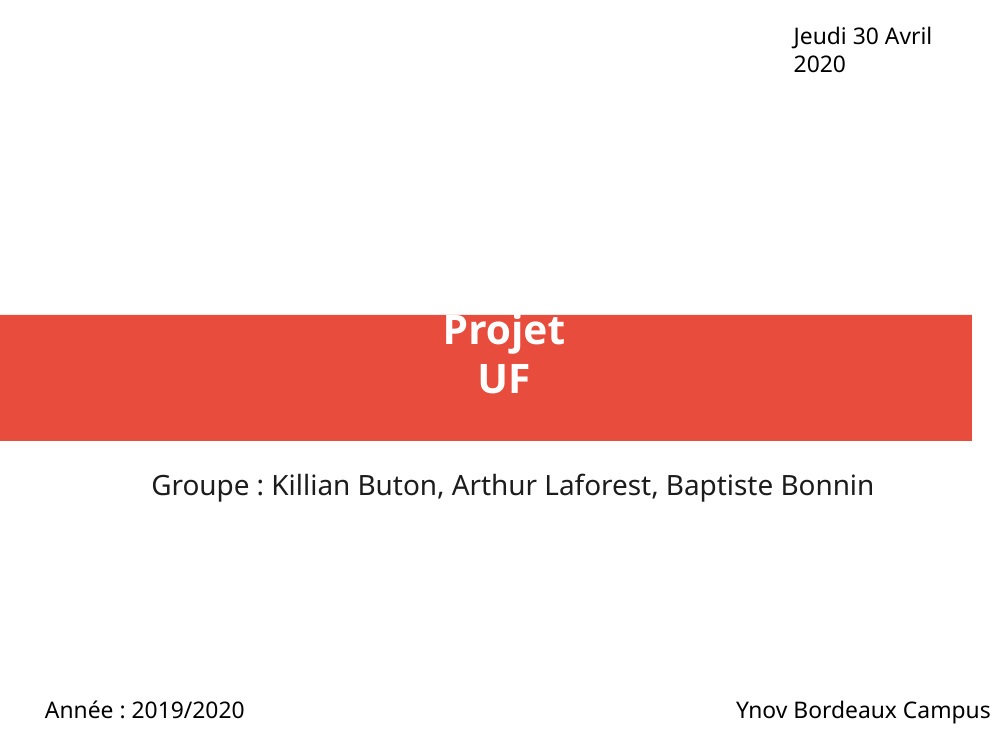
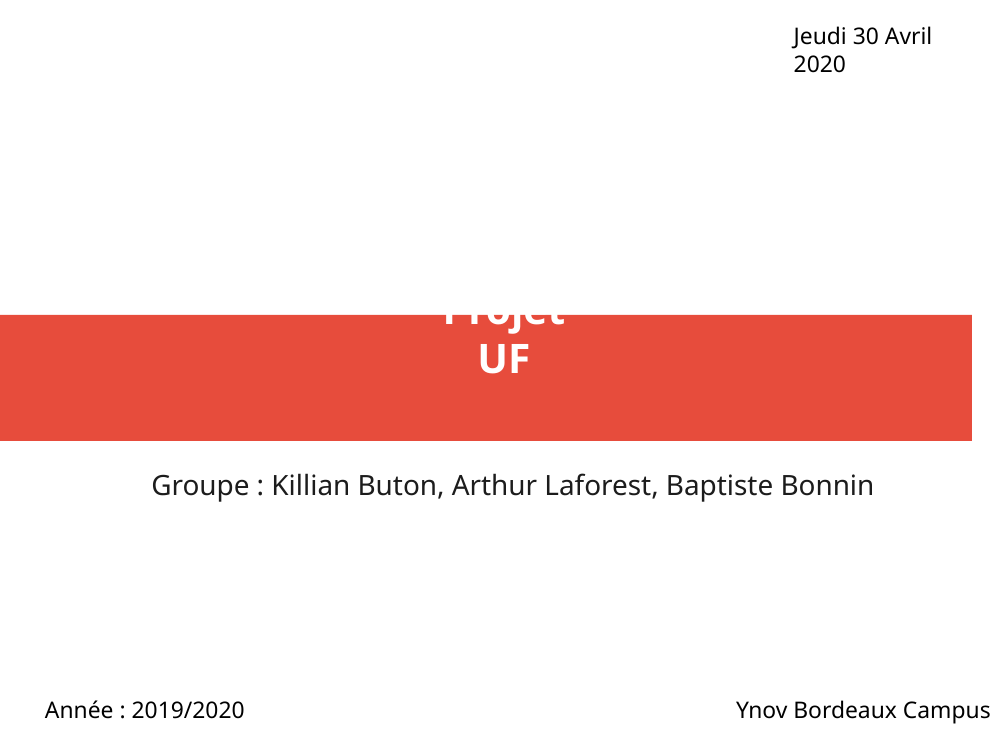
Before and after one commit to exender/Projet-dev, a slide deck: slide 1 of presentation.odp. Drawn at 1008x756 pixels with LibreOffice and Linux fonts; fonts in the diff are those of the drawing. Boxes give left, top, right and bottom in pixels: in the first picture for what was removed or moved away, otherwise in the second. Text is boxed around its words. In the diff, an @@ line names an element or a change of style, - is before the commit and + after.

```diff
--- a/presentation.odp
+++ b/presentation.odp
@@ title "Projet UF" rewrapped from <box>443,306,565,394</box> to <box>443,315,565,374</box> @@
```
Also in this commit, not shown: 4 other slides changed.
